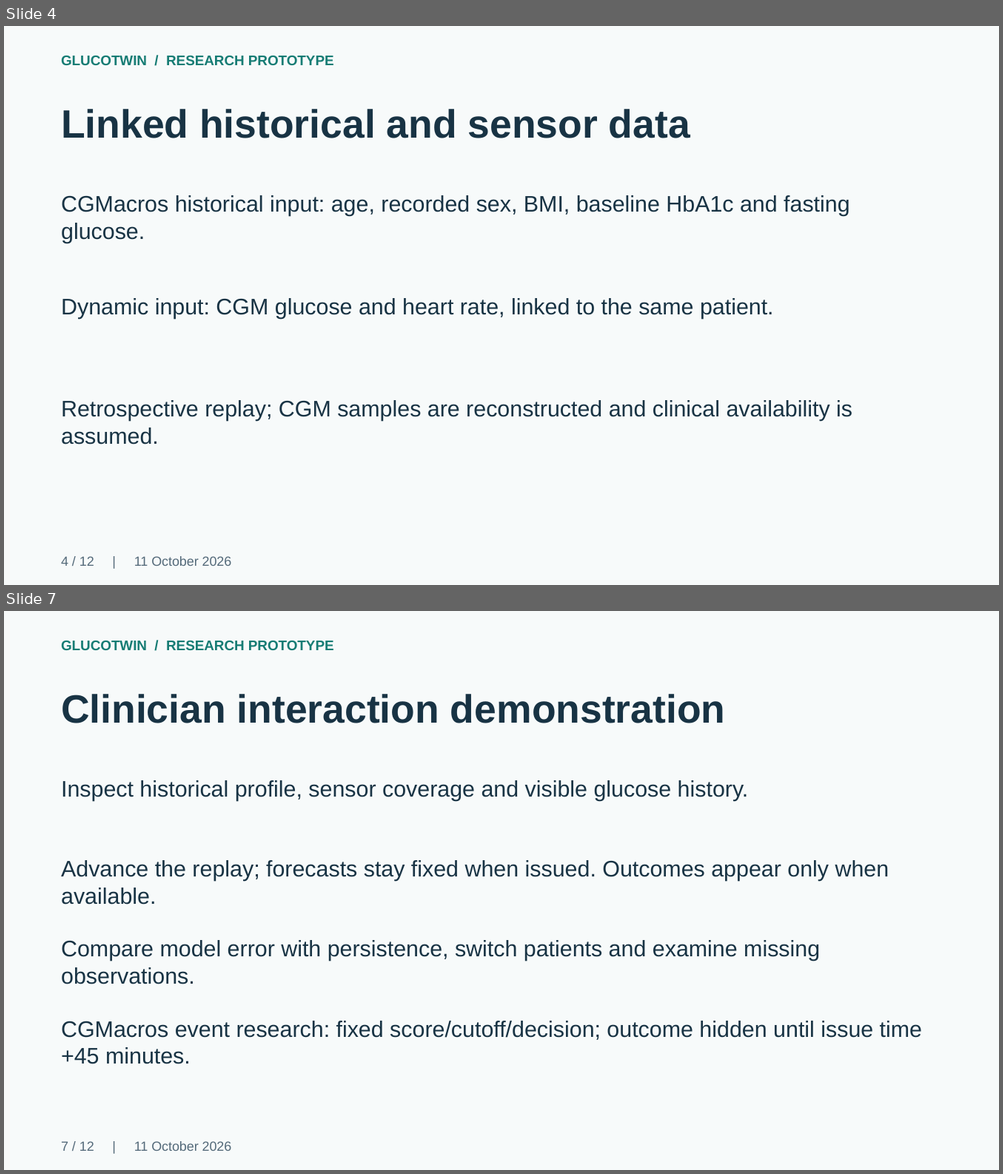
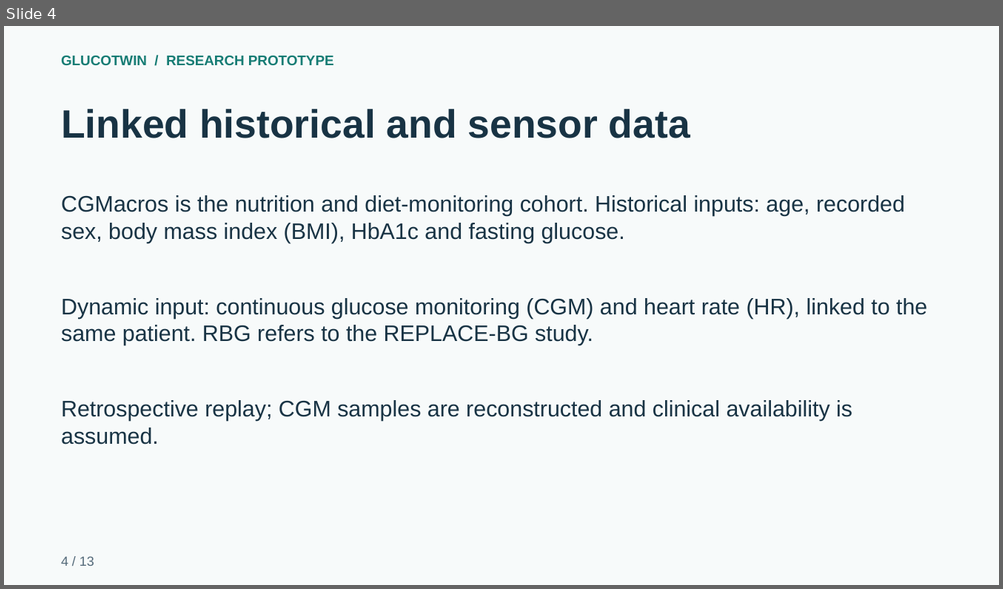
Before and after one commit to ArnavModi-MSIT/GlucoTwin, a slide deck: project/docs/delivery/GlucoTwin_Presentation.pptx. Shown one above the other, each under a label of ours: slides 4 and 7 before the commit, slide 4 after it; the slides between them are not shown. The pictures are 1003x1174 and 1003x589 pixels, drawn with LibreOffice and Linux fonts; fonts in the diff are those of the drawing. Boxes give left, top, right and bottom in pixels: in the first picture for what was removed or moved away, otherwise in the second. Text is boxed around its words. In the diff, an @@ line names an element or a change of style, - is before the commit and + after.

```diff
--- a/project/docs/delivery/GlucoTwin_Presentation.pptx
+++ b/project/docs/delivery/GlucoTwin_Presentation.pptx
@@ slide 7 removed at <box>4,611,999,1170</box>, background #F7FAFA @@
@@ text removed at <box>61,641,334,650</box> @@
-GLUCOTWIN / RESEARCH PROTOTYPE
@@ text removed at <box>61,694,725,723</box> @@
-Clinician interaction demonstration
@@ text removed at <box>61,780,748,801</box> @@
-Inspect historical profile, sensor coverage and visible glucose history.
@@ text removed at <box>61,860,889,905</box> @@
-Advance the replay; forecasts stay fixed when issued. Outcomes appear only when available.
@@ text removed at <box>61,940,819,985</box> @@
-Compare model error with persistence, switch patients and examine missing observations.
@@ text removed at <box>61,1021,922,1065</box> @@
-CGMacros event research: fixed score/cutoff/decision; outcome hidden until issue time +45 minutes.
@@ text removed at <box>61,1142,232,1151</box> @@
-7 / 12 | 11 October 2026
@@ slide 4 changed as well @@
@@ text at <box>61,195,905,244</box>: text changed @@
-CGMacros historical input: age, recorded sex, BMI, baseline HbA1c and fasting glucose.
+CGMacros is the nutrition and diet-monitoring cohort. Historical inputs: age, recorded sex, body mass index (BMI), HbA1c and fasting glucose.
@@ text at <box>61,298,927,346</box>: text changed @@
-Dynamic input: CGM glucose and heart rate, linked to the same patient.
+Dynamic input: continuous glucose monitoring (CGM) and heart rate (HR), linked to the same patient. RBG refers to the REPLACE-BG study.
@@ text at <box>61,557,94,566</box>: text changed @@
-4 / 12 | 11 October 2026
+4 / 13
```
Also in this commit, not shown: 8 other slides changed, 4 slides added, 2 other slides removed, 4 other files.
